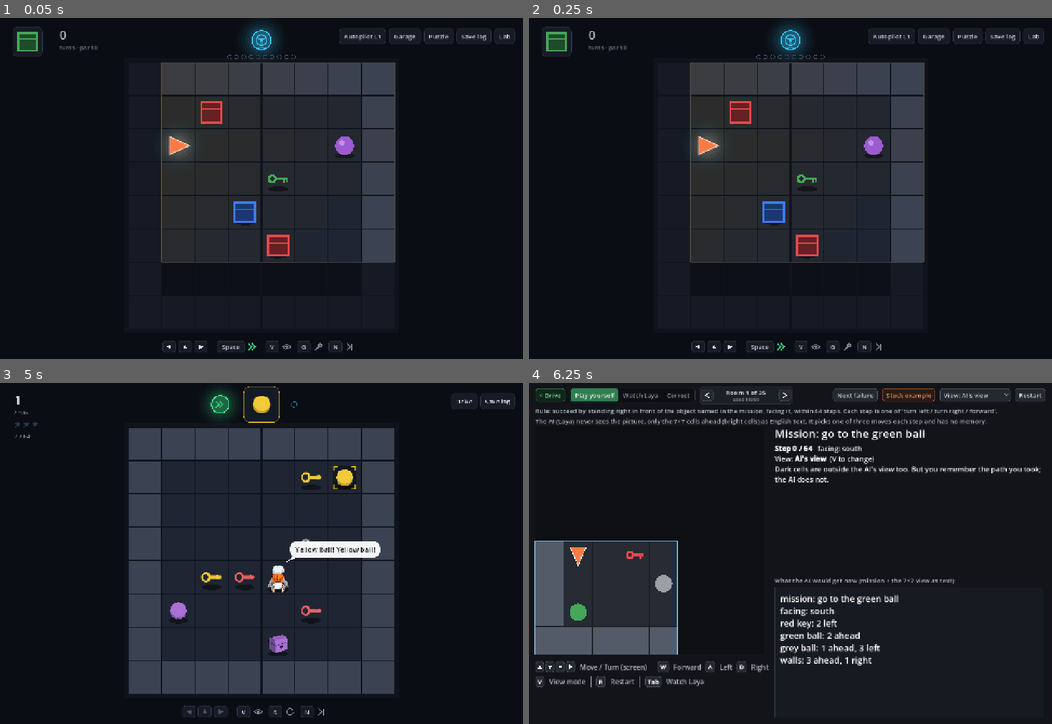
Above: before the commit, frames 1-4 (two rows, left to right).
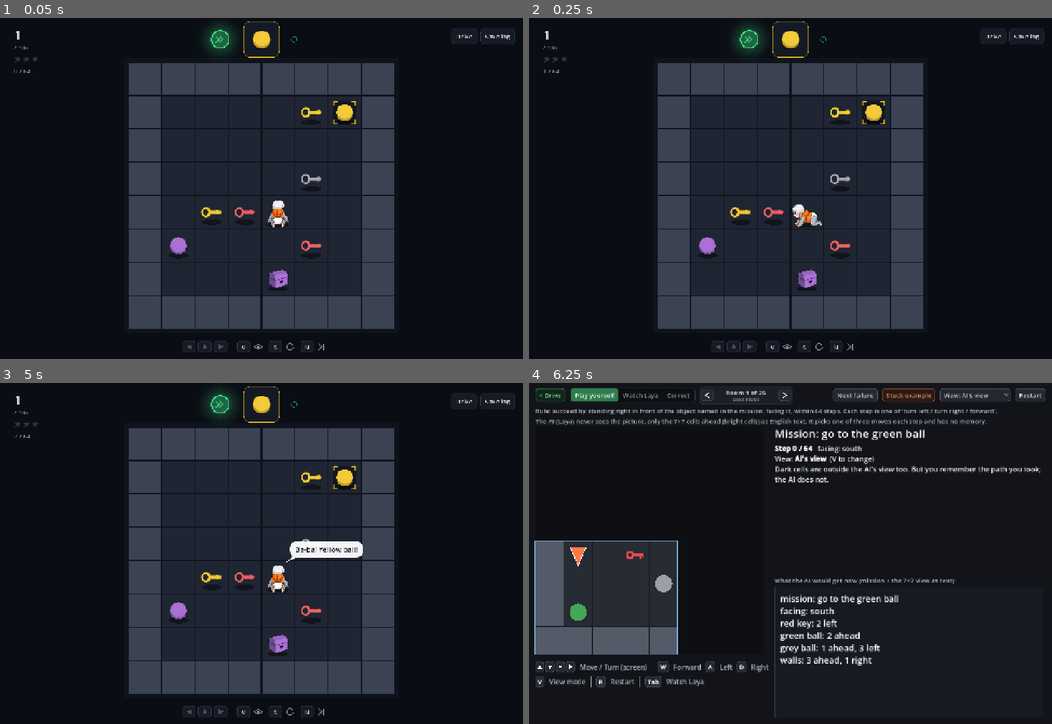
Above: after the commit, the same moments.

Repository: kakasolg/babyai-laya-probe
Game: Godot game, scene res://main.tscn
Two runs of this game, one before a commit and one after it. Both use one fixed random seed, a clock stepped at 60 frames per second and the inputs below.
Inputs (mouse positions are in pixels of both pictures, inside the frame that each line leads up to):
- Up to frame 1 (0.05 s): no input
- Up to frame 2 (0.25 s): no input
- Up to frame 3 (5 s): click (465, 400) at 0.5 s, where only the run after the commit has a clickable "Drive"; click "Autopilot L1" at 1.25 s; click "Autopilot L2" at 2 s; click "Autopilot L3" at 2.75 s; click "Garage" at 3.5 s; click "Puzzle" at 4.25 s
- Up to frame 4 (6.25 s): click "Drive" at 5 s; click "Lab" at 5.75 s

The runs differ from the first frame. In frame 1, 17% of the frame differs, in the area x 2-98%, y 0-99%; in frame 2, 17%; in frame 3, 0.3%; in frame 4, nothing differs.

Commit message:
Open puzzle mode on a plain launch (drive mode is behind its "Drive" button)
Co-Authored-By: Claude Opus 5.5 <noreply@anthropic.com>
Host: Moka-Windows-Dev

Diff:
--- a/godot/drive/drive_game.gd
+++ b/godot/drive/drive_game.gd
@@ -1,5 +1,5 @@
 extends Control
-## Drive mode: the game's front screen. Arrow keys drive, Space hands the wheel to the autopilot and back.
+## Drive mode (the "Drive" button on the puzzle screen, which is the front screen). Arrow keys drive, Space hands the wheel to the autopilot and back.
 ## The autopilot is drive/autopilot.gd (a small CNN, **not Laya**). It stops itself when it sees a view it has already
 ## driven through ("stuck") and the driver takes over. Every room is written to DriveLog (this device only).
 ## Rooms that took 35 turns or more, or were not finished, go to the garage to be driven again.
--- a/godot/main.gd
+++ b/godot/main.gd
@@ -25,7 +25,7 @@
 const UI_KEY_BG := Color("#242830")
 const UI_KEY_BORDER := Color("#4A5260")
 
-## Set by drive mode's "Lab" button. A plain launch opens drive mode (drive/drive.tscn); this screen is the lab.
+## Set by drive mode's "Lab" button. A plain launch opens puzzle mode (drive/puzzle.tscn); this screen is the lab.
 static var lab := false
 
 var episodes: Array = []
@@ -99,7 +99,7 @@
 
 func _ready() -> void:
 	if _user_args().is_empty() and not lab:
-		get_tree().change_scene_to_file.call_deferred("res://drive/drive.tscn")
+		get_tree().change_scene_to_file.call_deferred("res://drive/puzzle.tscn")
 		return
 	_load_episodes()
 	_build_ui()
